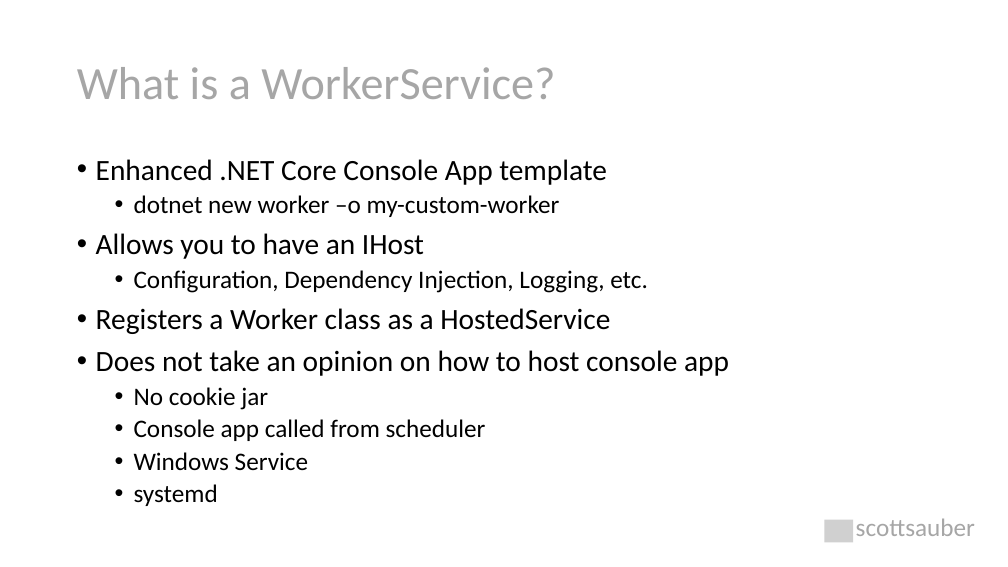
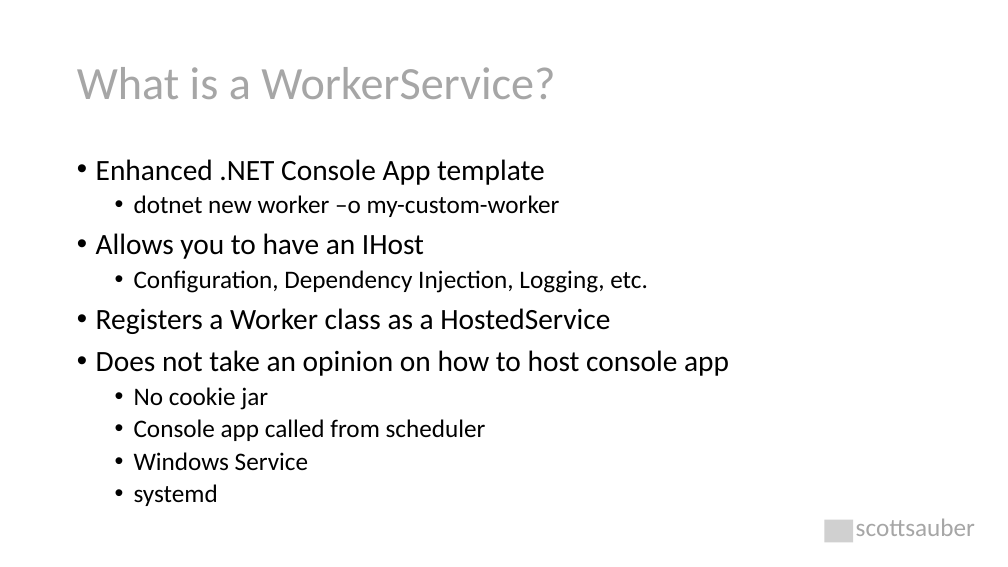
Before and after one commit to nirzaf/DotNetWorkShopTalk, a slide deck: slide 25 of 2022-03-18-DotNetRome-TheBackgroundOnBackgroundTasksInDotNet6/The Background on Background Tasks.pptx. Drawn at 1008x567 pixels with LibreOffice and Linux fonts; fonts in the diff are those of the drawing; grey boxes stand for pictures. Boxes give left, top, right and bottom in pixels: in the first picture for what was removed or moved away, otherwise in the second. Text is boxed around its words. In the diff, an @@ line names an element or a change of style, - is before the commit and + after.

```diff
--- a/2022-03-18-DotNetRome-TheBackgroundOnBackgroundTasksInDotNet6/The Background on Background Tasks.pptx
+++ b/2022-03-18-DotNetRome-TheBackgroundOnBackgroundTasksInDotNet6/The Background on Background Tasks.pptx
@@ text at bbox=[96, 159, 545, 185]: text changed @@
-• Enhanced .NET Core Console App template
+• Enhanced .NET Console App template
```
Also in this commit, not shown: 2 other files.
